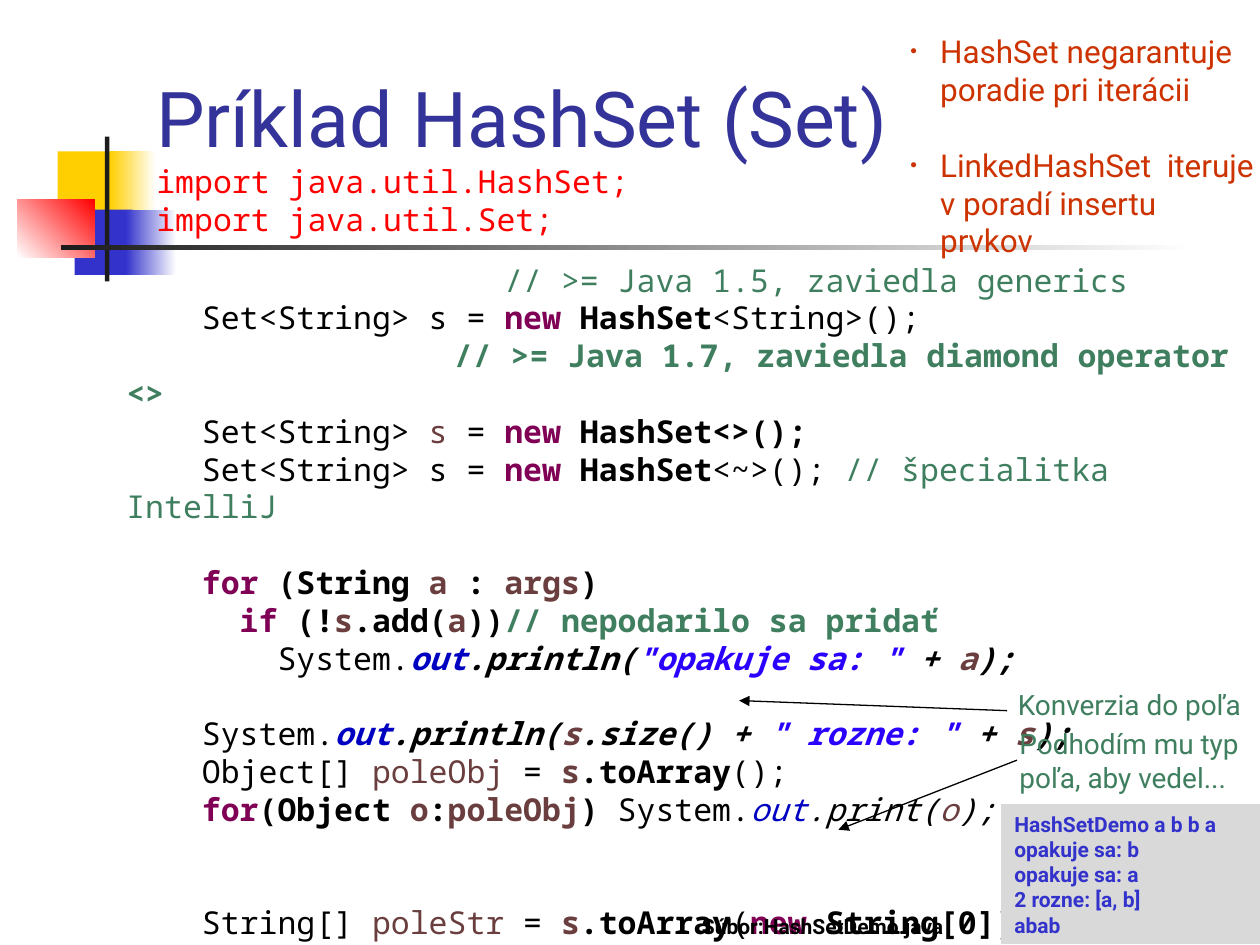
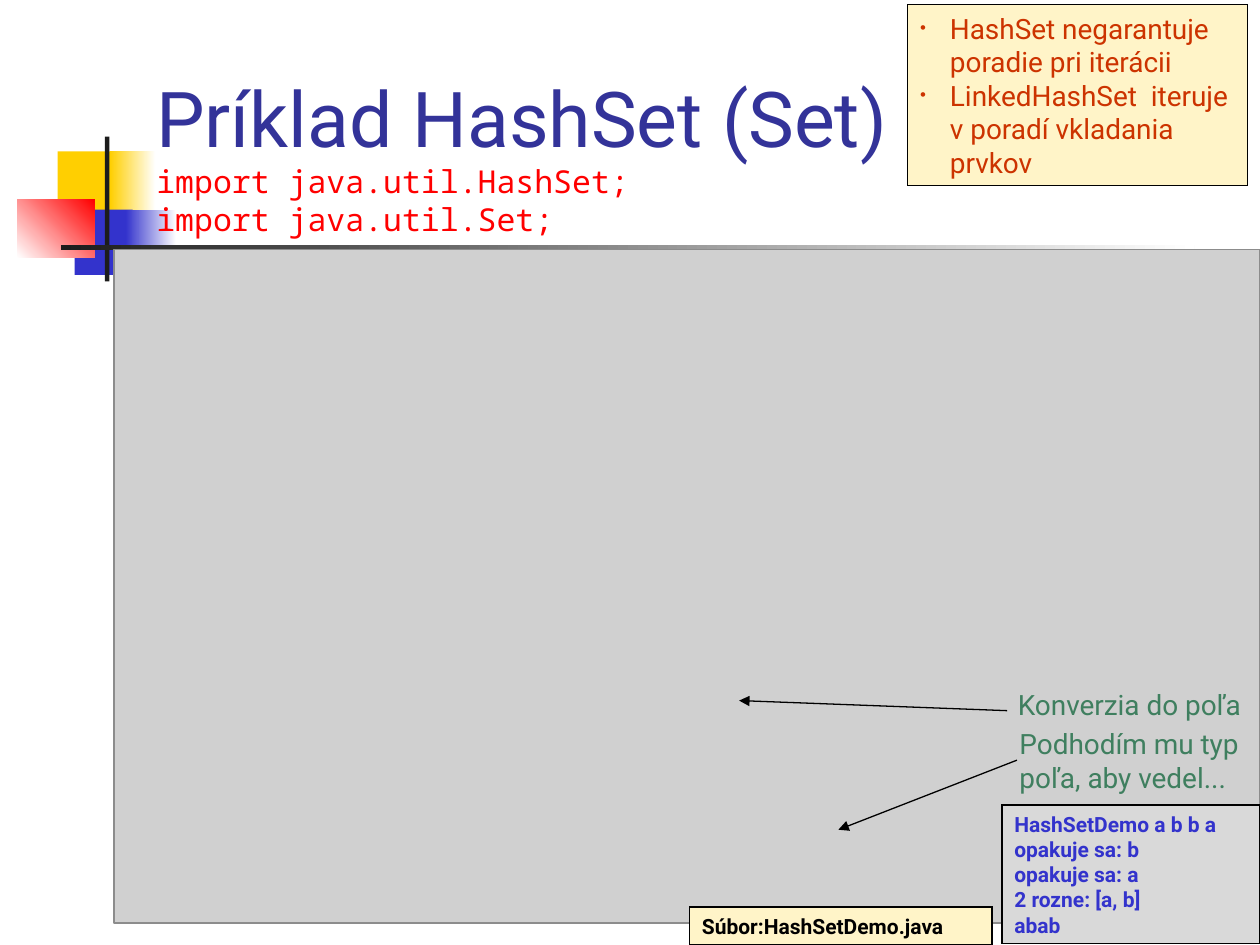
Before and after one commit to Programovanie4/Prednasky, a slide deck: slide 18 of 06/06_java.ppt. Drawn at 1260x945 pixels with LibreOffice and Linux fonts; fonts in the diff are those of the drawing; grey boxes stand for pictures. Boxes give left, top, right and bottom in pixels: in the first picture for what was removed or moved away, otherwise in the second. Text is boxed around its words. In the diff, an @@ line names an element or a change of style, - is before the commit and + after.

```diff
--- a/06/06_java.ppt
+++ b/06/06_java.ppt
@@ rectangle "HashSet negarantuje poradie pri iterácii" at (x1=907, y1=5, x2=1247, y2=186): fill none to #FFF4C8; outline none to #000000 0.74 pt @@
@@ rectangle "HashSet negarantuje poradie pri iterácii" resized from (x1=940, y1=39, x2=1254, y2=222) to (x1=907, y1=5, x2=1247, y2=186) @@
@@ text in rectangle at (x1=950, y1=18, x2=1209, y2=78): size 18 to 16 pt in "HashSet negarantuje poradie pri iterácii" @@
@@ text in rectangle at (x1=950, y1=85, x2=1228, y2=179): text changed; size 18 to 16 pt @@
-• LinkedHashSet iteruje v poradí insertu prvkov
+• LinkedHashSet iteruje v poradí vkladania prvkov
@@ picture added at (x1=115, y1=249, x2=1260, y2=924) @@
@@ text removed at (x1=126, y1=268, x2=1229, y2=942) @@
-// >= Java 1.5, zaviedla generics
-Set<String> s = new HashSet<String>();
-// >= Java 1.7, zaviedla diamond operator <>
-Set<String> s = new HashSet<>();
-Set<String> s = new HashSet<~>(); // špecialitka IntelliJ
-for (String a : args)
-if (!s.add(a))// nepodarilo sa pridať
-System.out.println("opakuje sa: " + a);
-System.out.println(s.size() + " rozne: " + s);
-Object[] poleObj = s.toArray();
-for(Object o:poleObj) System.out.print(o);
-String[] poleStr = s.toArray(new String[0]);
-for(String str:poleStr) System.out.print(str);
@@ rectangle "HashSetDemo a b b a" at (x1=1002, y1=805, x2=1260, y2=944): outline #D9D9D9 0.74 pt to #000000 0.74 pt @@
@@ rectangle "Súbor:HashSetDemo.java" resized from (x1=702, y1=914, x2=943, y2=940) to (x1=689, y1=907, x2=992, y2=945) @@
@@ rectangle "Súbor:HashSetDemo.java" at (x1=689, y1=907, x2=992, y2=945): fill none to #FFF4C8; outline none to #000000 0.74 pt @@
```
Also in this commit, not shown: 32 other slides changed, 1 slide added, 1 other file.
